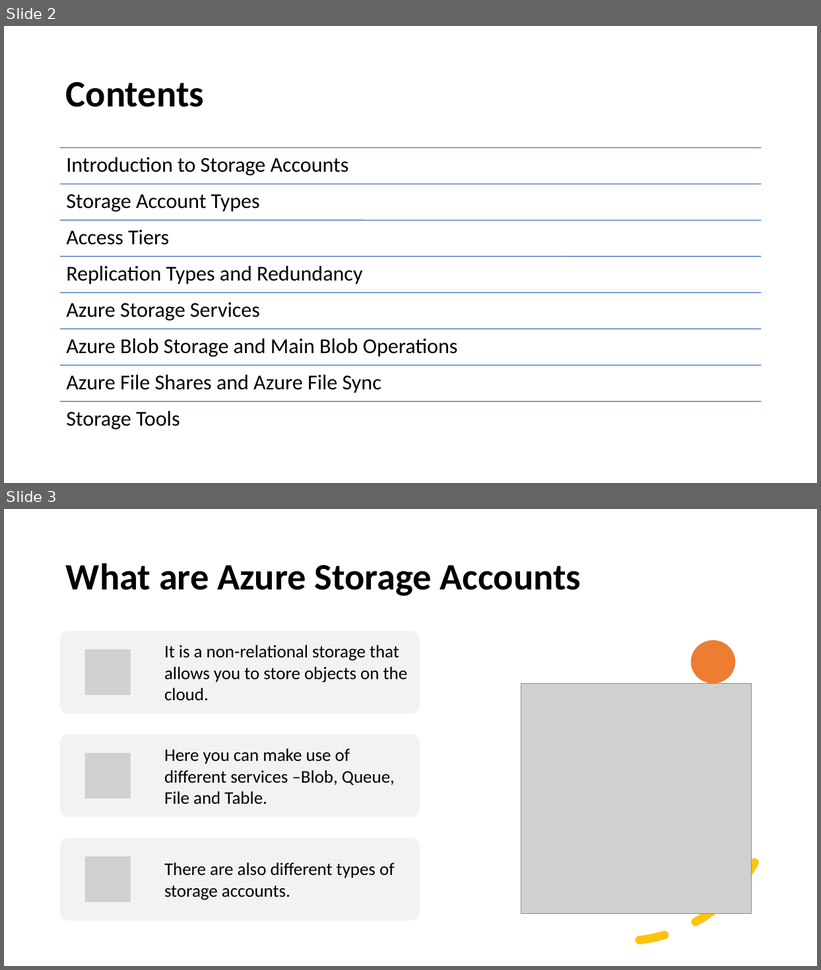
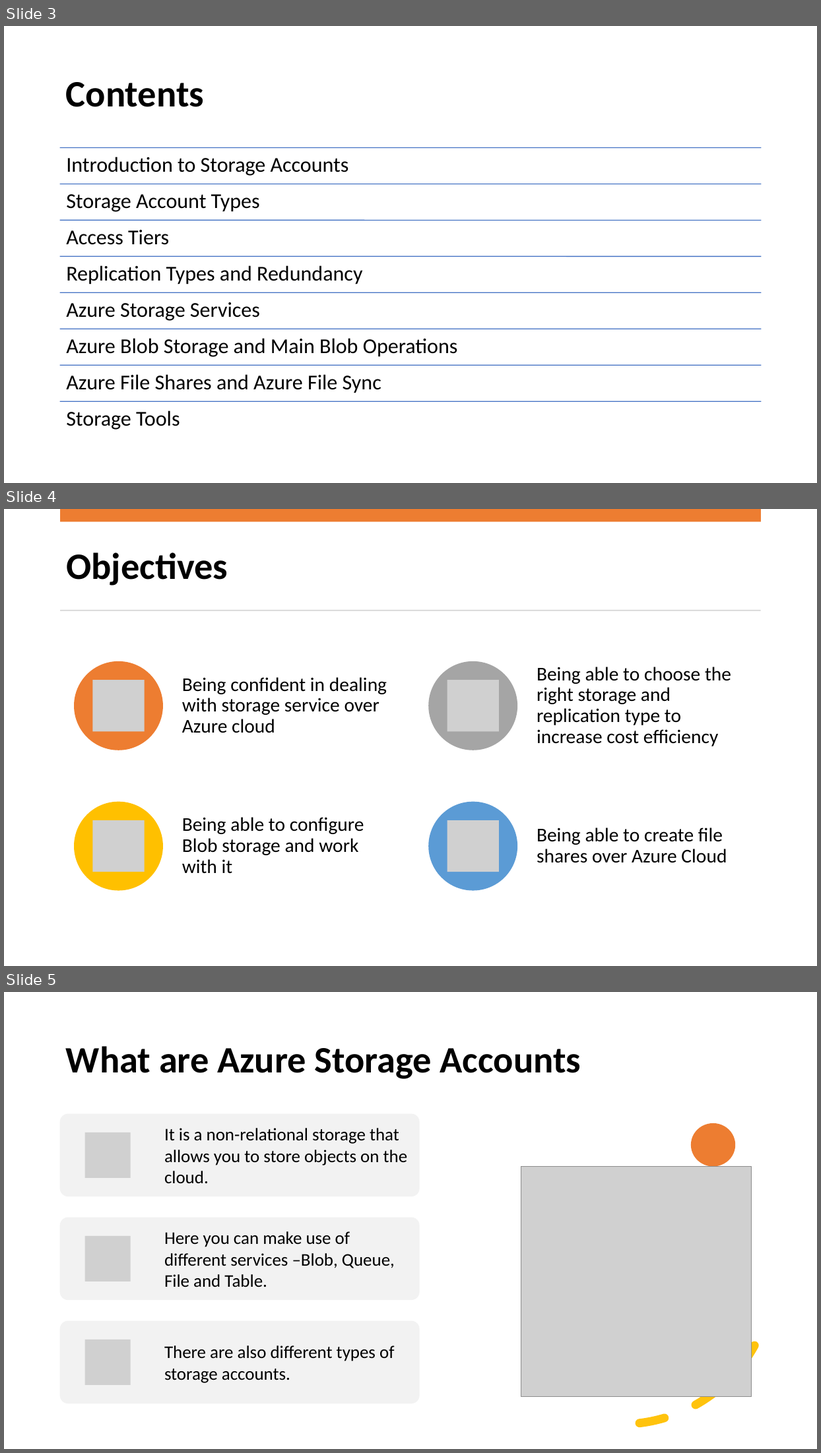
Before and after one commit to ahmedwahid/Azure-study-study, a slide deck: AZ-104 Azure storage - Ahmed Wahid.pptx. Shown one above the other, each under a label of ours: slides 2 and 3 before the commit, slides 3, 4 and 5 after it. The pictures are 821x970 and 821x1453 pixels, drawn with LibreOffice and Linux fonts; fonts in the diff are those of the drawing; grey boxes stand for pictures. Boxes give left, top, right and bottom in pixels: in the first picture for what was removed or moved away, otherwise in the second. Text is boxed around its words. In the diff, an @@ line names an element or a change of style, - is before the commit and + after.

```diff
--- a/AZ-104 Azure storage - Ahmed Wahid.pptx
+++ b/AZ-104 Azure storage - Ahmed Wahid.pptx
@@ slide 4 added at bbox=[4, 509, 817, 966], background #FFFFFF @@
@@ rectangle added at bbox=[60, 509, 761, 522], fill #ED7D31 @@
@@ title added at bbox=[66, 553, 228, 586], 44 pt, text #000000, bold @@
+Objectives
@@ rectangle added at bbox=[60, 609, 761, 611], fill #D5D5D5 @@
@@ group added at bbox=[74, 661, 731, 891]: 4 ellipses, 4 pictures, 4 texts @@
+Being confident in dealing with storage service over Azure cloud
+Being able to choose the right storage and replication type to increase cost efficiency
+Being able to configure Blob storage and work with it
+Being able to create file shares over Azure Cloud
@@ what was slide 2 is now slide 3 @@
@@ what was slide 3 is now slide 5 @@
```
Also in this commit, not shown: 1 other slide added.
